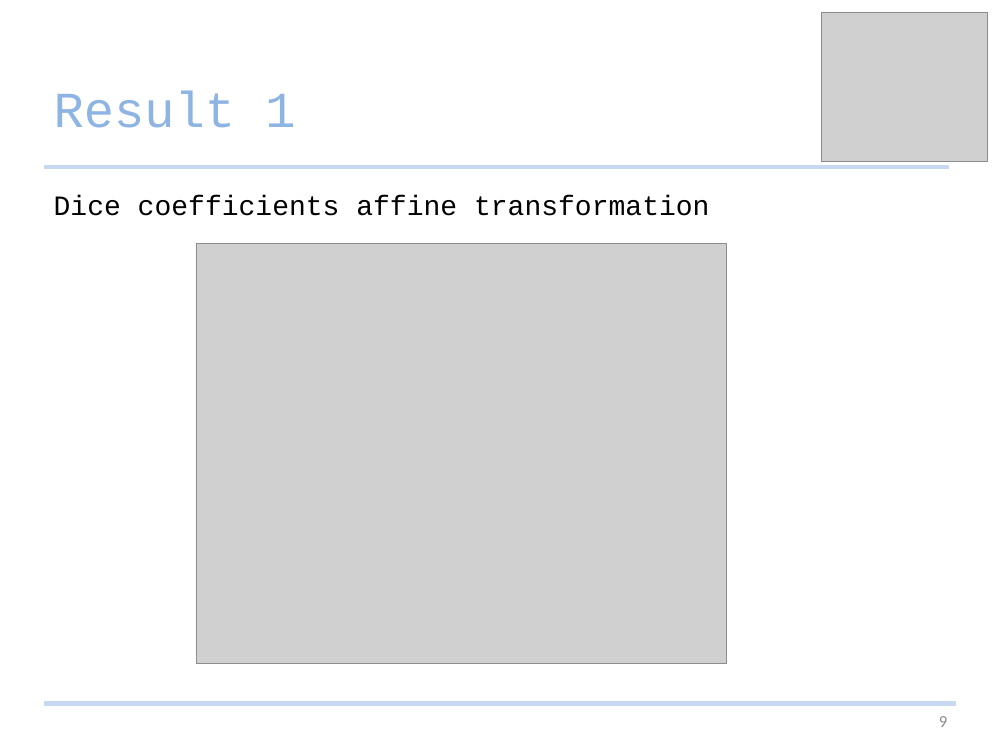
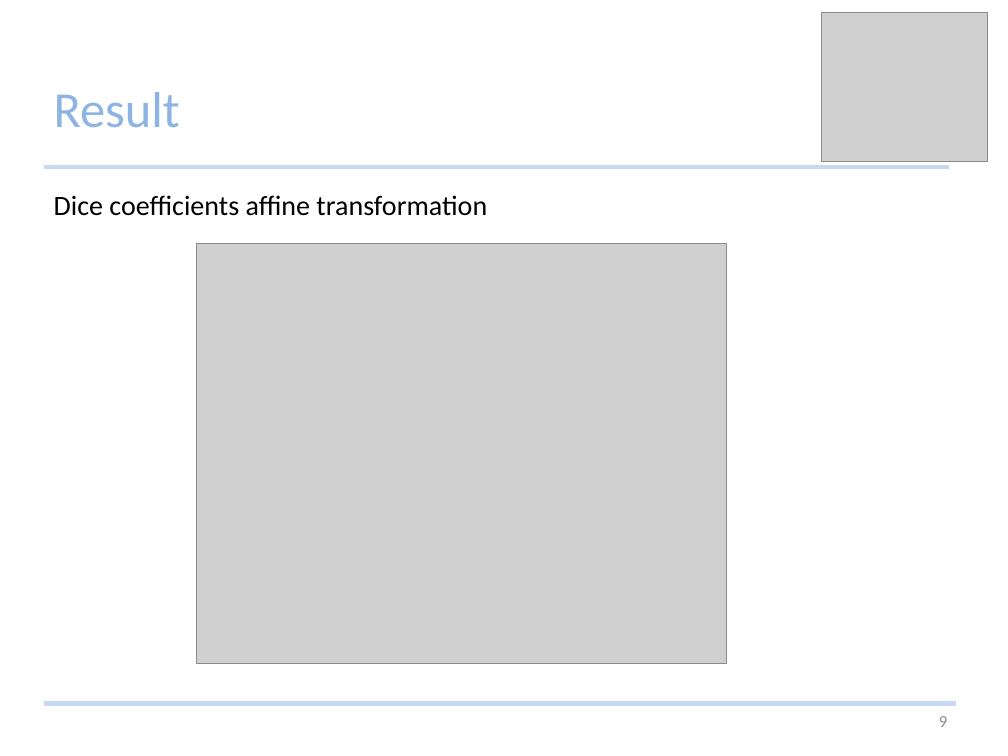
Before and after one commit to Studijacob/MIALab, a slide deck: slide 9 of wd/Documentation/MIALab presentation.pptx. Drawn at 1008x756 pixels with LibreOffice and Linux fonts; fonts in the diff are those of the drawing; grey boxes stand for pictures. Boxes give left, top, right and bottom in pixels: in the first picture for what was removed or moved away, otherwise in the second. Text is boxed around its words. In the diff, an @@ line names an element or a change of style, - is before the commit and + after.

Commit message:
change the font

```diff
--- a/wd/Documentation/MIALab presentation.pptx
+++ b/wd/Documentation/MIALab presentation.pptx
@@ title at (54,92,180,127): text changed; font Courier New to Calibri @@
-Result 1
+Result
@@ rectangle "Dice coefficients affine transformation" at (43,182,773,227): font Courier New to Calibri @@
```
Also in this commit, not shown: 4 other slides changed.
